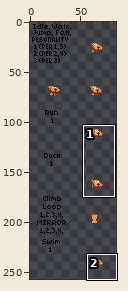
Sprite sheet, stored at items/armors/hylotl/hylotl-traditional/chestf.png. Above: a wide view before the commit, with the close-up outlined.
Close-up. Earlier state:
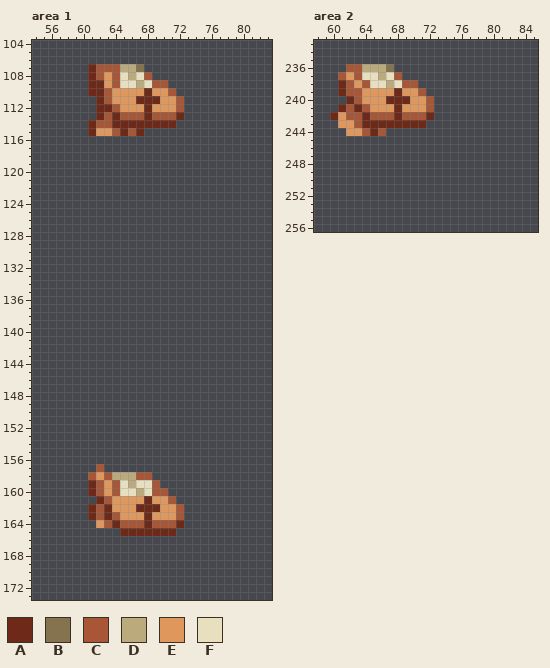
The file is 86x258 pixels. Shown: area 1: x 54..83, y 104..173; area 2: x 58..85, y 233..256. The wide view leaves out empty margins. The commit also changed other parts of the picture, which this record leaves out.
Palette (. is transparent): A #6f2919  B #85734f  C #a85636  D #baaa7c  E #e0975c  F #e7dfbd
Pixels before, area 1, first column x 61:
107 ACCCDDB.....
108 ACECFDFC....
109 AAECFFDFCC..
110 AACEEEEAEEC.
111 .ACEEEAAAEEC
112 .AACEEEAEEEC
113 .ACACCCACCCA
114 ACCAAAAAAAA.
115 AEECACA.....
116 ............
117 ............
118 ............
119 ............
120 ............
121 ............
122 ............
123 ............
124 ............
125 ............
126 ............
127 ............
128 ............
129 ............
130 ............
131 ............
132 ............
133 ............
134 ............
135 ............
136 ............
137 ............
138 ............
139 ............
140 ............
141 ............
142 ............
143 ............
144 ............
145 ............
146 ............
147 ............
148 ............
149 ............
150 ............
151 ............
152 ............
153 ............
154 ............
155 ............
156 ............
157 .C..........
158 CECDDDCC....
159 ACECFDFFC...
160 ACECFFDFCC..
161 .ACEEEEAEEC.
162 ACAEEEAAAEEC
163 ACACEEEAEEEC
164 .ECACCCACCCA
165 ....AAAAAAA.
Pixels before, area 2, first column x 60:
236 ..CCDDDB.....
237 .CECFFDFC....
238 .ACECFFDFCC..
239 .ACCEEEEAEEC.
240 ..ACEEEAAAEEC
241 .ACACEEEAEEEC
242 AECCACCCACCCA
243 .EECAAAAAAAA.
244 ..EECAC......
After:
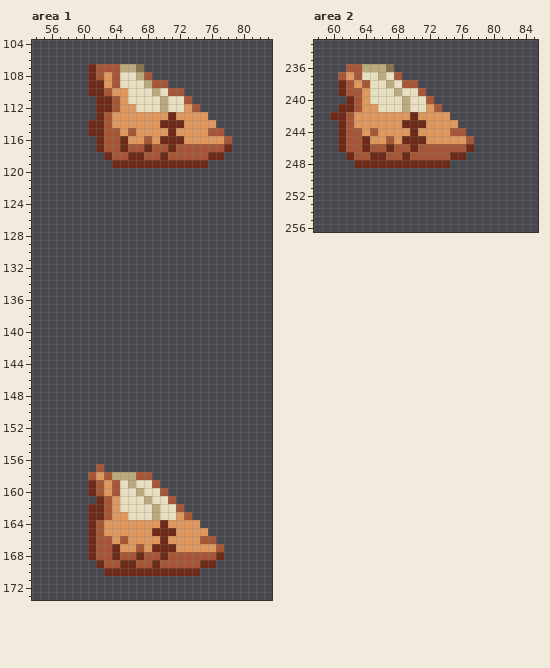
Edits made:
Area 1:
y 108: x 66..67 DF -> FD
y 109: x 67..68 DF -> FD
y 110: x 66..70 EEAEE -> FFFDF; x 72 . -> C
y 111: x 63..64 CE -> AC; x 66..73 EAAAEEC. -> FFFFDFFC
y 112: x 67..74 EAEEEC.. -> FFFDFFEC
y 113: x 64..75 ACCCACCCA... -> EEEEEEEAEEEE
y 114: x 62 C -> A; x 64..69 AAAAAA -> EEEEEE; x 72..76 ..... -> AEEEE
y 115: x 62..63 EE -> AC; x 65 A -> E; x 67..77 A.......... -> EEEEAEEEECC
y 116: x 62..78 ................. -> ACCAEECEAAAEEEEEC
y 117: x 62..78 ................. -> ACCACCACCACCCCCCA
y 118: x 63..77 ............... -> ACCAACCACCCCCAA
y 119: x 64..75 ............ -> AAAAAAAAAAAA
y 160: x 69 C -> F
y 161: x 65..70 EEEAEE -> FFFDFF
y 162: x 62..63 CA -> AC; x 65..71 EEAAAEE -> FFFFDFF
y 163: x 62..64 CAC -> ACE; x 66..73 EEAEEEC. -> FFFDFFEC
y 164: x 61..74 .ECACCCACCCA.. -> ACEEEEEEEAEEEE
y 165: x 61..68 ....AAAA -> ACEEEEEE; x 72..75 .... -> EEEE
y 166: x 61..76 ................ -> ACCECEEEEAEEEECC
y 167: x 61..77 ................. -> ACCAEECEAAAEEEEEC
y 168: x 61..77 ................. -> ACCACCACCACCCCCCA
y 169: x 62..76 ............... -> ACCAACCACCCCCAA
y 170: x 63..74 ............ -> AAAAAAAAAAAA
Area 2:
y 239: x 65..70 EEEAEE -> FFFDFF
y 240: x 65..71 EEAAAEE -> FFFFDFF
y 241: x 62..64 CAC -> ACE; x 66..73 EEAEEEC. -> FFFDFFEC
y 242: x 61 E -> A; x 63..74 CACCCACCCA.. -> EEEEEEEAEEEE
y 243: x 61..68 EECAAAAA -> ACEEEEEE; x 72..75 .... -> EEEE
y 244: x 61..76 .EECAC.......... -> ACCECEEEEAEEEECC
y 245: x 61..77 ................. -> ACCAEECEAAAEEEEEC
y 246: x 61..77 ................. -> ACCACCACCACCCCCCA
y 247: x 62..76 ............... -> ACCAACCACCCCCAA
y 248: x 63..74 ............ -> AAAAAAAAAAAA
